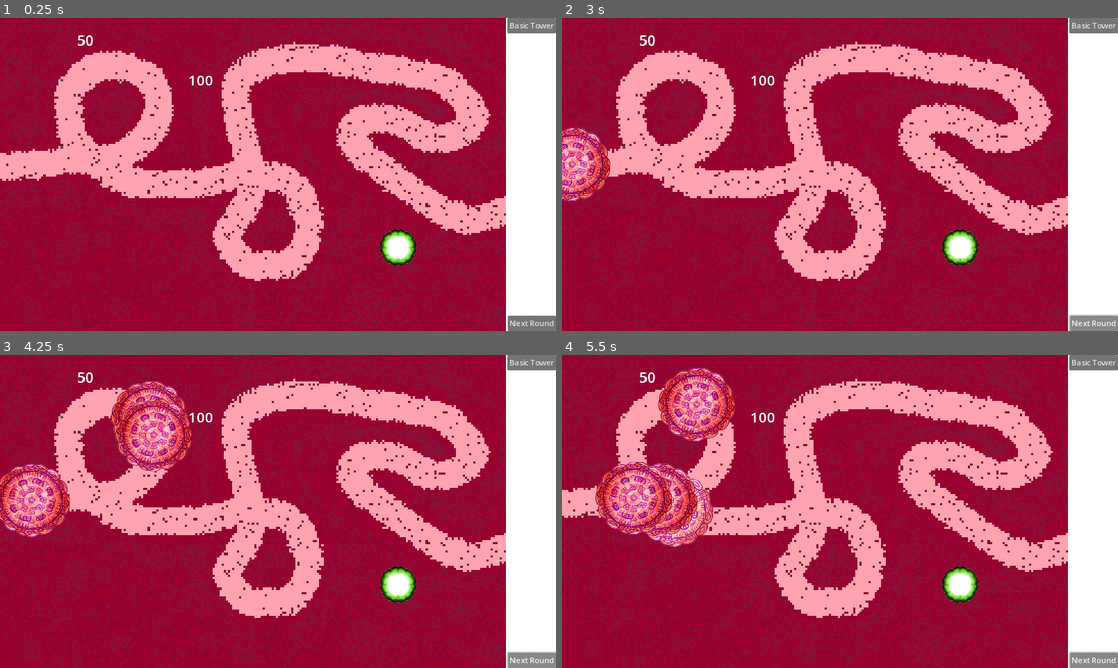
Above: before the commit, frames 1-4 (two rows, left to right).
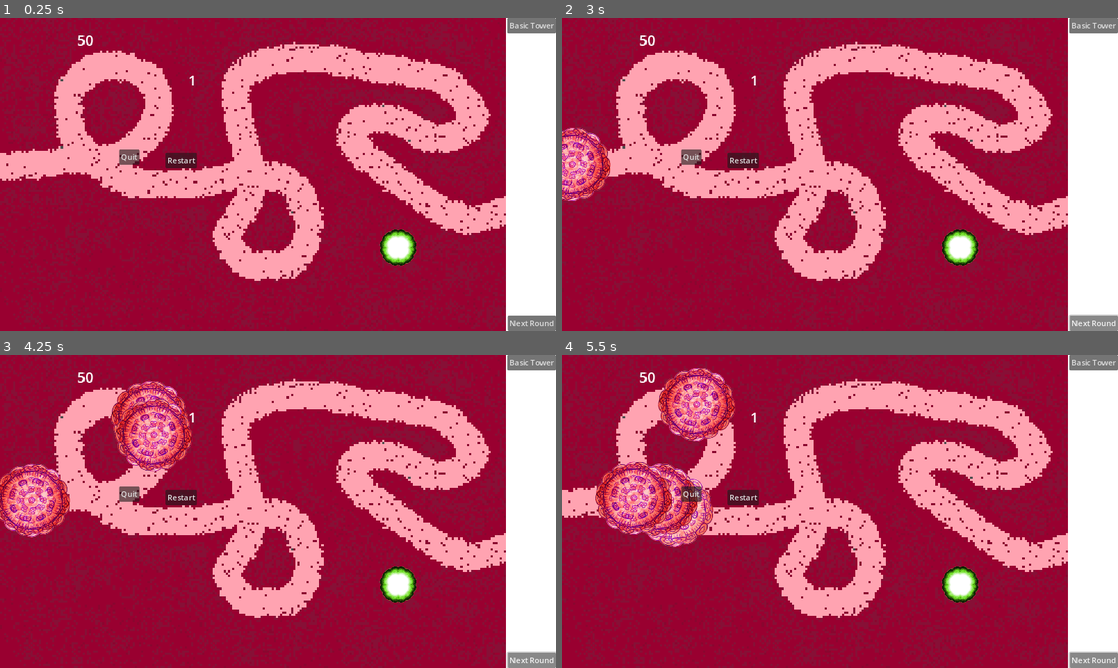
Above: after the commit, the same moments.

Repository: Kryzi/TowerDefense
Game: Godot game, scene res://Scenes/world.tscn
Two runs of this game, one before a commit and one after it. Both use one fixed random seed, a clock stepped at 60 frames per second and the inputs below.
Inputs (mouse positions are in pixels of both pictures, inside the frame that each line leads up to):
- Up to frame 1 (0.25 s): no input
- Up to frame 2 (3 s): click (745, 161) at 0.5 s, where only the run after the commit has a clickable "Restart"; click (745, 161) at 1.25 s, where only the run after the commit has a clickable "Restart"; click (745, 161) at 2 s, where only the run after the commit has a clickable "Restart"; click "Next Round" at 2.75 s
- Up to frame 3 (4.25 s): click "Next Round" at 3.5 s
- Up to frame 4 (5.5 s): tap Enter (ui_accept) at 4.25, 4.52, 5.27 s; hold Right (ui_right) from 4.28 s (still down)

The runs differ from the first frame. In frame 1, 0.5% of the frame differs, in the area x 21-39%, y 18-48%; in frame 2, 0.5%; in frame 3, 0.5%; in frame 4, 0.5%.

Commit message:
quit og restart knap

Diff:
--- a/Scenes/hud.tscn
+++ b/Scenes/hud.tscn
@@ -54,5 +54,21 @@
 theme_override_font_sizes/normal_font_size = 30
 text = "HealthyText"
 
+[node name="Restart" type="Button" parent="."]
+offset_left = 343.0
+offset_top = 279.0
+offset_right = 408.0
+offset_bottom = 310.0
+text = "Restart"
+
+[node name="Quit" type="Button" parent="."]
+offset_left = 247.0
+offset_top = 272.0
+offset_right = 289.0
+offset_bottom = 303.0
+text = "Quit"
+
 [connection signal="pressed" from="NæsteRundeKnap" to="." method="_on_næste_runde_knap_pressed"]
 [connection signal="pressed" from="BasicTowerBuyButton" to="." method="_on_basic_tower_buy_button_pressed"]
+[connection signal="pressed" from="Restart" to="." method="_on_restart_pressed"]
+[connection signal="pressed" from="Quit" to="." method="_on_quit_pressed"]
--- a/Scripts/GameManager.gd
+++ b/Scripts/GameManager.gd
@@ -3,7 +3,7 @@
 const BASICTOWER = preload("res://Scenes/basic_tower.tscn")
 @onready var world = get_parent()
 
-var Health = 100
+var Health = 1
 var Currency = 50
 
 
@@ -17,6 +17,14 @@
 func damage(amount):
 	Health -= amount
 	print(Health)
+	if Health == 0:
+		die()
+
+func die():
+	print("i am dead")
+
+
+
 
 func _on_hud_buy_basic_tower():
 	var basicTower = BASICTOWER.instantiate()
@@ -26,6 +34,5 @@
 
 
 func _physics_process(delta: float) -> void:
-
 	MoneyText.text = str(Currency)
 	HealthText.text = str(Health)
--- a/Scripts/hud.gd
+++ b/Scripts/hud.gd
@@ -19,3 +19,12 @@
 
 func _on_næste_runde_knap_pressed():
 	next_round.emit()
+
+
+func _on_restart_pressed():
+	get_tree().paused = false
+	get_tree().reload_current_scene()
+
+func _on_quit_pressed():
+	get_tree().paused = false
+	get_tree().quit()
